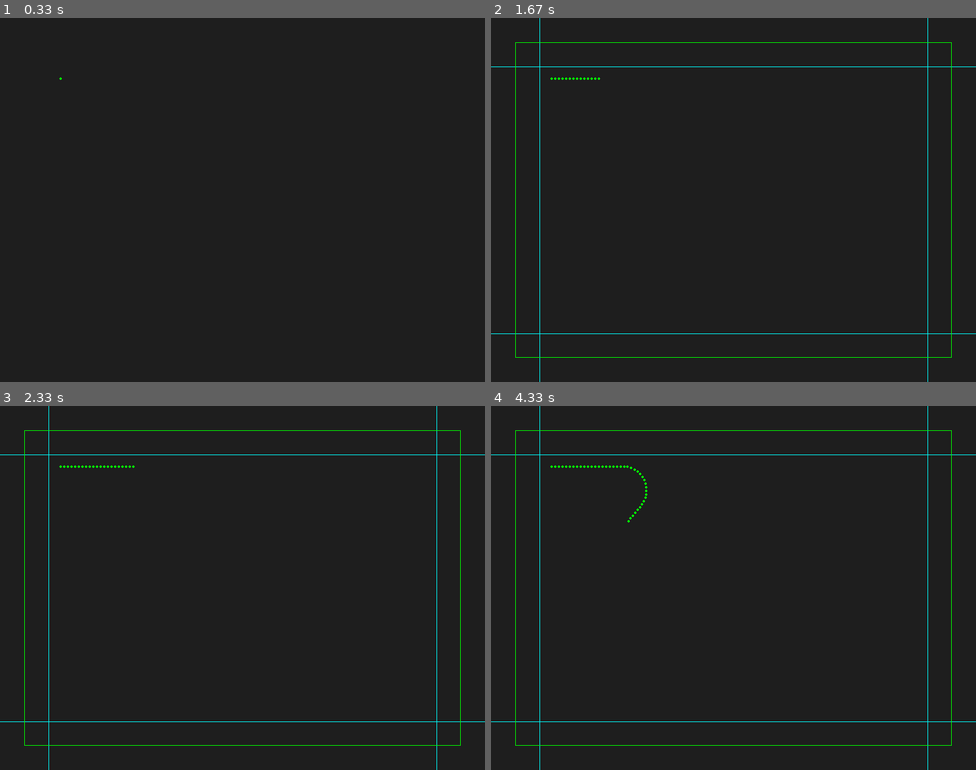
Above: before the commit, frames 1-4 (two rows, left to right).
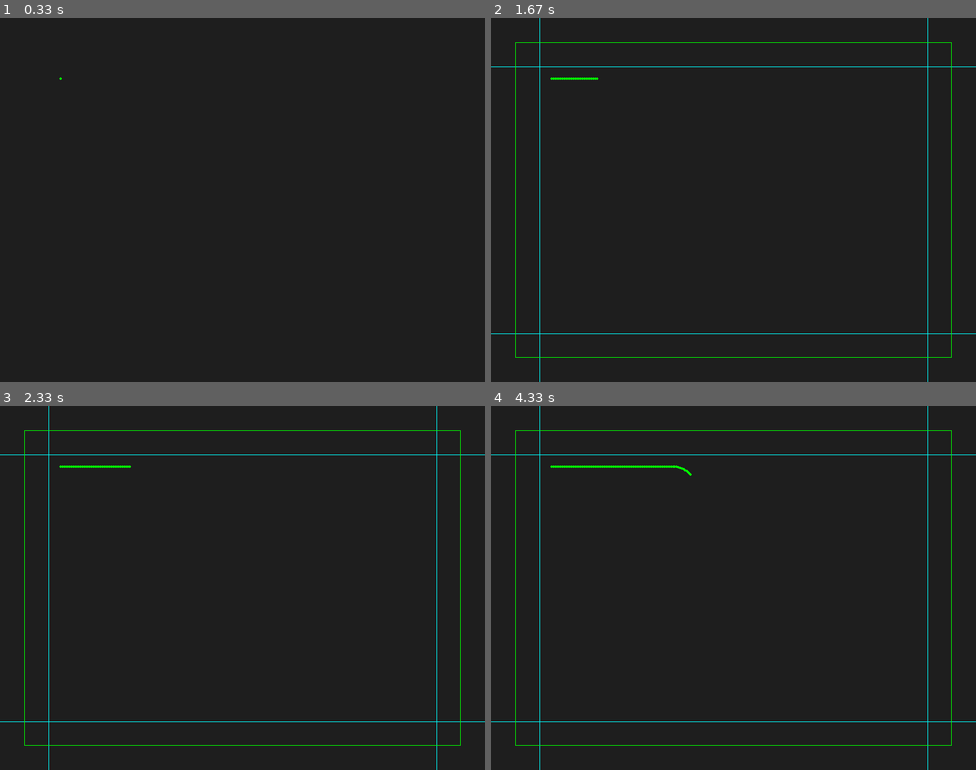
Above: after the commit, the same moments.

Repository: f-weissenbacher/achtung-die-python
Game: pygame game, started from tests/scripted_player_test.py
The game is run twice, just before and just after one commit, with the same random seed, the same clock (stepped at 60 frames per second) and the same inputs.
Inputs:
- Up to frame 1 (0.33 s): no input
- Up to frame 2 (1.67 s): no input
- Up to frame 3 (2.33 s): no input
- Up to frame 4 (4.33 s): no input

Frame 1 is identical in both runs. In frame 2, less than 0.1% of the frame differs, in the area x 12-23%, y 16-17%; in frame 3, less than 0.1%; in frame 4, 0.2%, in the area x 12-42%, y 16-32%.

Commit message:
modified test scripts

Diff:
--- a/tests/scripted_player_test.py
+++ b/tests/scripted_player_test.py
@@ -5,15 +5,41 @@
 import pygame
 from players.player_base import PlayerAction
 
+def discretize_movement_plan(plan, game:AchtungDieKurveGame):
+    action_list = []
+
+    for plan_item in plan:
+        action = plan_item[0]
+        amount = plan_item[1]
+
+        if action == PlayerAction.KeepStraight:
+            # amount is length
+            action_list += [PlayerAction.KeepStraight] * int(np.round(amount/game.dist_per_tick,0))
+        elif action == PlayerAction.SteerLeft or action == PlayerAction.SteerRight:
+            # amount is direction change
+            action_list += [action] * int(np.round(amount/np.rad2deg(game.dphi_per_tick),0))
+        else:
+            raise TypeError("Each plan item must be a tuple (PlayerAction, amount)")
+
+    return action_list
+
+
 logging.basicConfig(level=logging.DEBUG,
                     format="%(relativeCreated)d %(levelname)s [%(funcName)s:%(lineno)d] - %(message)s")
 
-game = AchtungDieKurveGame(target_fps=10, game_speed_factor=1.0, run_until_last_player_dies=True)
+game = AchtungDieKurveGame(target_fps=20, game_speed_factor=1.0, run_until_last_player_dies=True)
 
 start_pos = (100,100)
 start_angle = 0.0
 
-action_list = [PlayerAction.KeepStraight]*20 + [PlayerAction.SteerRight]*15 + [PlayerAction.KeepStraight]*10 + [PlayerAction.SteerLeft]*25
+#action_list = [PlayerAction.KeepStraight]*20 + [PlayerAction.SteerRight]*15 + [PlayerAction.KeepStraight]*10 + [PlayerAction.SteerLeft]*25
+
+trajectory_plan = [(PlayerAction.KeepStraight, 200),
+                   (PlayerAction.SteerRight, 90.),
+                   (PlayerAction.KeepStraight, 50.),
+                   (PlayerAction.SteerRight, 60.)]
+
+action_list = discretize_movement_plan(trajectory_plan, game)
 
 game.spawn_player(4, start_pos, start_angle, player_type=FixedActionListPlayer, action_list=action_list)
 game.run_game_loop()
